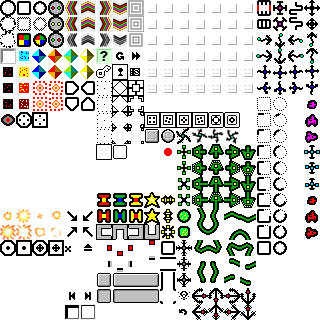
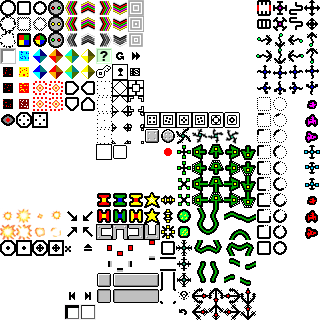
Comparing the layer stacks of the two 320×320 images. Changes:
hid "lum" over bbox(148, 4, 253, 93)
painted on "Fondo" over bbox(32, 49, 95, 79)
